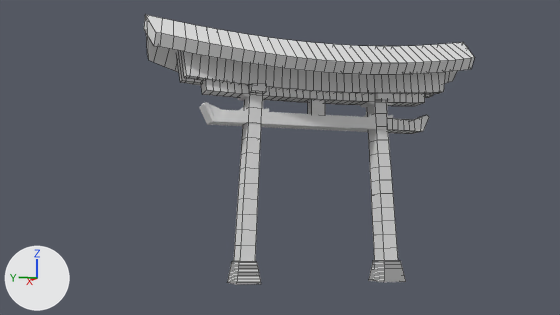
Two versions of the Blender file torii2.blend, one commit apart.
Camera for both pictures: the file's camera 'Camera'. The lights are fixed; the arrows at lower left show +X, +Y and +Z. Mesh edges are drawn as thin lines on the coarser meshes.
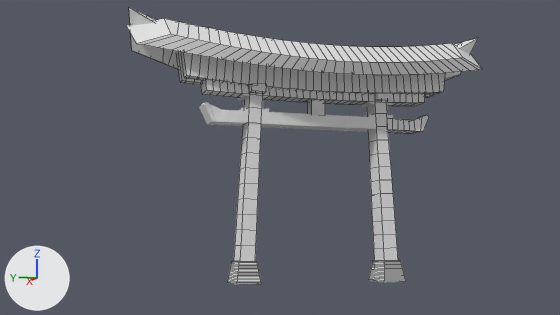
The change, as JSON lines over the scene's bpy script:
```json
{"op": "add", "block": "ob_cube_018", "code": "_m = ob_cube_018.modifiers.new('SimpleDeform.002', 'SIMPLE_DEFORM')"}
{"op": "add", "block": "ob_cube_018", "code": "_m.deform_method = 'TAPER'"}
{"op": "add", "block": "ob_cube_018", "code": "_m.factor = 0.2"}
{"op": "add", "block": "ob_cube_018", "code": "_m.angle = 0.2"}
{"op": "add", "block": "ob_cube_007", "code": "_m = ob_cube_007.modifiers.new('SimpleDeform.002', 'SIMPLE_DEFORM')"}
{"op": "add", "block": "ob_cube_007", "code": "_m.deform_method = 'TAPER'"}
{"op": "add", "block": "ob_cube_007", "code": "_m.factor = 0.2"}
{"op": "add", "block": "ob_cube_007", "code": "_m.angle = 0.2"}
```

Changed parts and their boxes (x1, y1, x2, y2) in the pictures (560 x 315 px):
```json
{"object": "Cube.018", "change": "modifiers changed", "before": [144, 14, 475, 75], "after": [126, 18, 482, 75], "on screen": "8% wider, 6% shorter"}
{"object": "Cube.007", "change": "modifiers changed", "before": [146, 18, 468, 83], "after": [129, 8, 478, 80], "on screen": "8% wider, 11% taller"}
```
